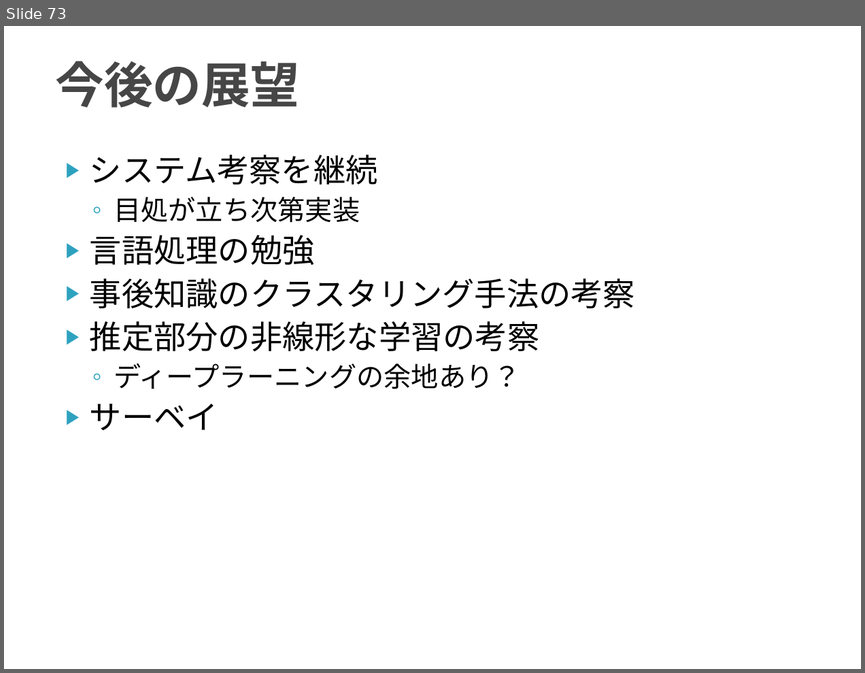
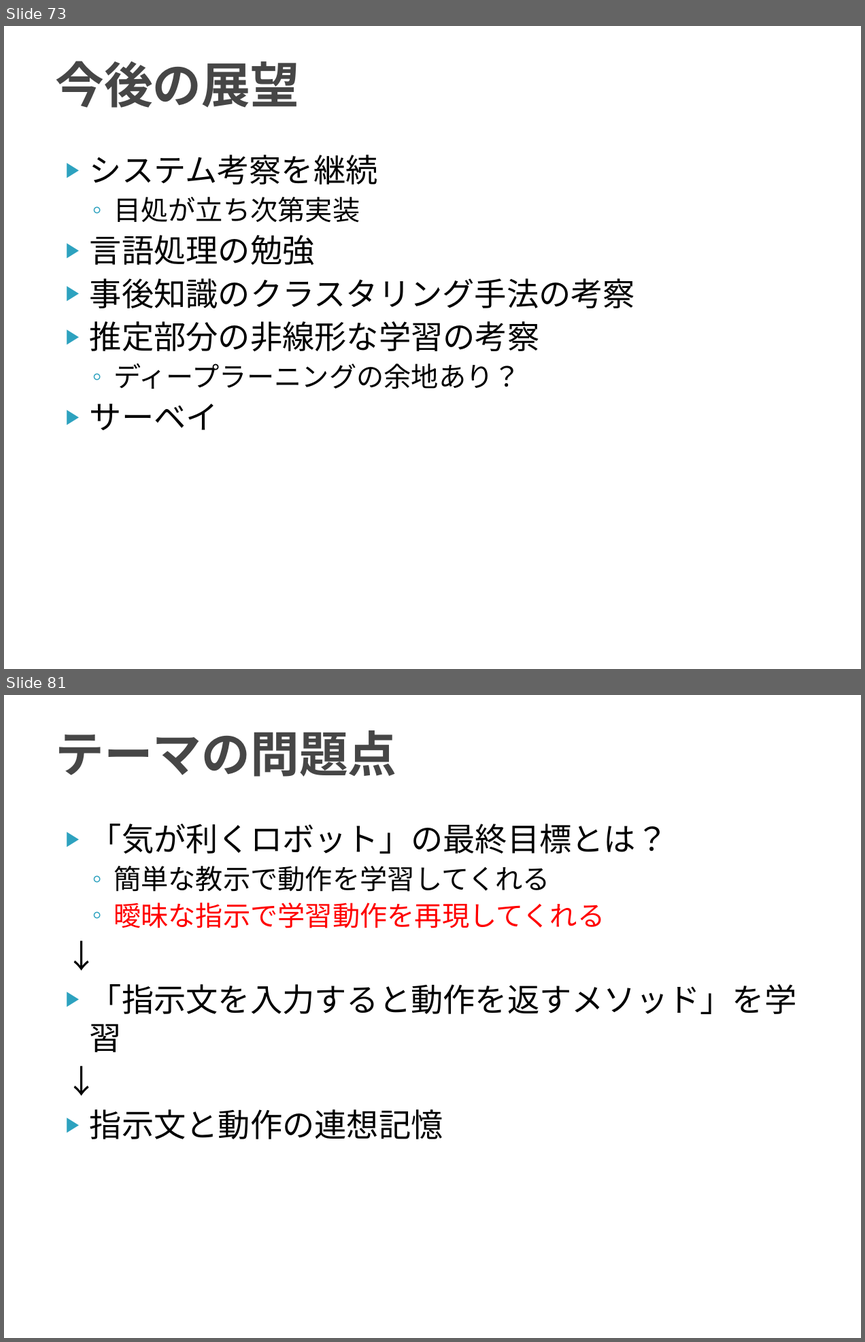
Before and after one commit to TetsuyaKomota/GitforEclipseTest, a slide deck: IntentionLearning_v2/slide/discussion2016.pptx. Shown one above the other, each under a label of ours: slide 73 before the commit, slides 73 and 81 after it; the slides between them are not shown. The pictures are 865x673 and 865x1342 pixels, drawn with LibreOffice and Linux fonts; fonts in the diff are those of the drawing. Boxes give left, top, right and bottom in pixels: in the first picture for what was removed or moved away, otherwise in the second. Text is boxed around its words. In the diff, an @@ line names an element or a change of style, - is before the commit and + after.

```diff
--- a/IntentionLearning_v2/slide/discussion2016.pptx
+++ b/IntentionLearning_v2/slide/discussion2016.pptx
@@ slide 81 added at (x1=4, y1=695, x2=861, y2=1338), background #FFFFFF @@
@@ title added at (x1=55, y1=730, x2=396, y2=777), 41 pt, text #464646, bold @@
+テーマの問題点
@@ text added at (x1=90, y1=824, x2=796, y2=1139), 27 pt, text #000000 @@
+▶ 「気が利くロボット」の最終目標とは？
+  ◦ 簡単な教示で動作を学習してくれる
+  ◦ 曖昧な指示で学習動作を再現してくれる
+↓
+▶ 「指示文を入力すると動作を返すメソッド」を学習
+↓
+▶ 指示文と動作の連想記憶
```
Also in this commit, not shown: 4 slides changed, 12 other slides added, 1 other file.
